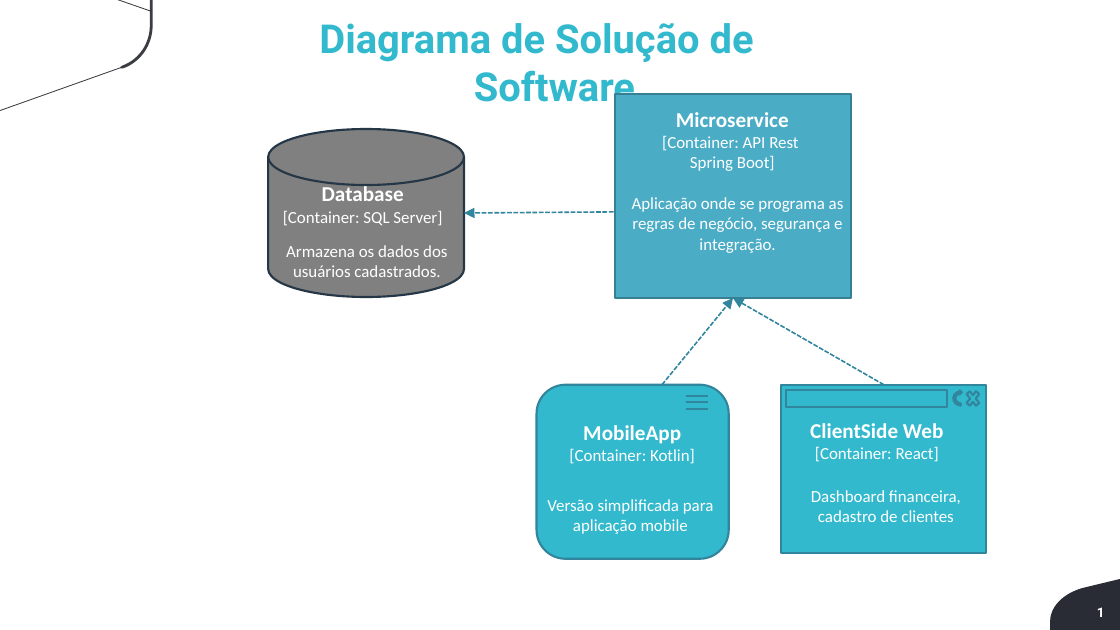
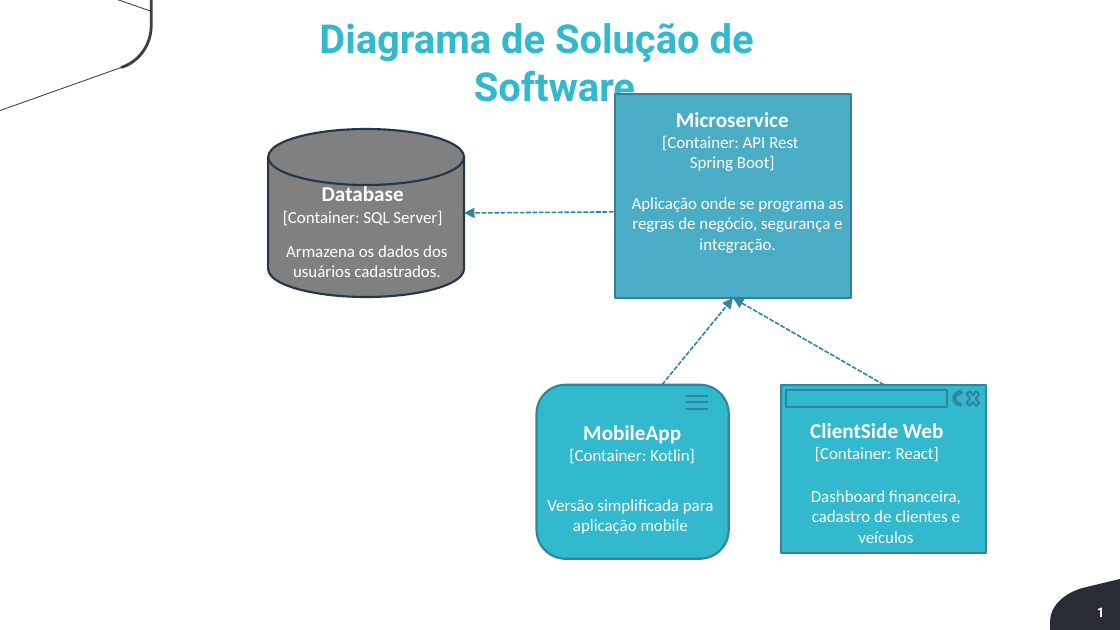
Before and after one commit to Lucassouza849/grupoPi3Semestre, a slide deck: slide 1 of Documentação/Diagrama de Solução de Software/Diagrama de Solução de Software v1.pptx. Drawn at 1120x630 pixels with LibreOffice and Linux fonts; fonts in the diff are those of the drawing; background and template pictures are left out. Boxes give left, top, right and bottom in pixels: in the first picture for what was removed or moved away, otherwise in the second. Text is boxed around its words. In the diff, an @@ line names an element or a change of style, - is before the commit and + after.

```diff
--- a/Documentação/Diagrama de Solução de Software/Diagrama de Solução de Software v1.pptx
+++ b/Documentação/Diagrama de Solução de Software/Diagrama de Solução de Software v1.pptx
@@ text at (x1=811, y1=490, x2=961, y2=543): text changed @@
-Dashboard financeira, cadastro de clientes
+Dashboard financeira, cadastro de clientes e veículos
```
Also in this commit, not shown: 1 slide added, 5 other files.
